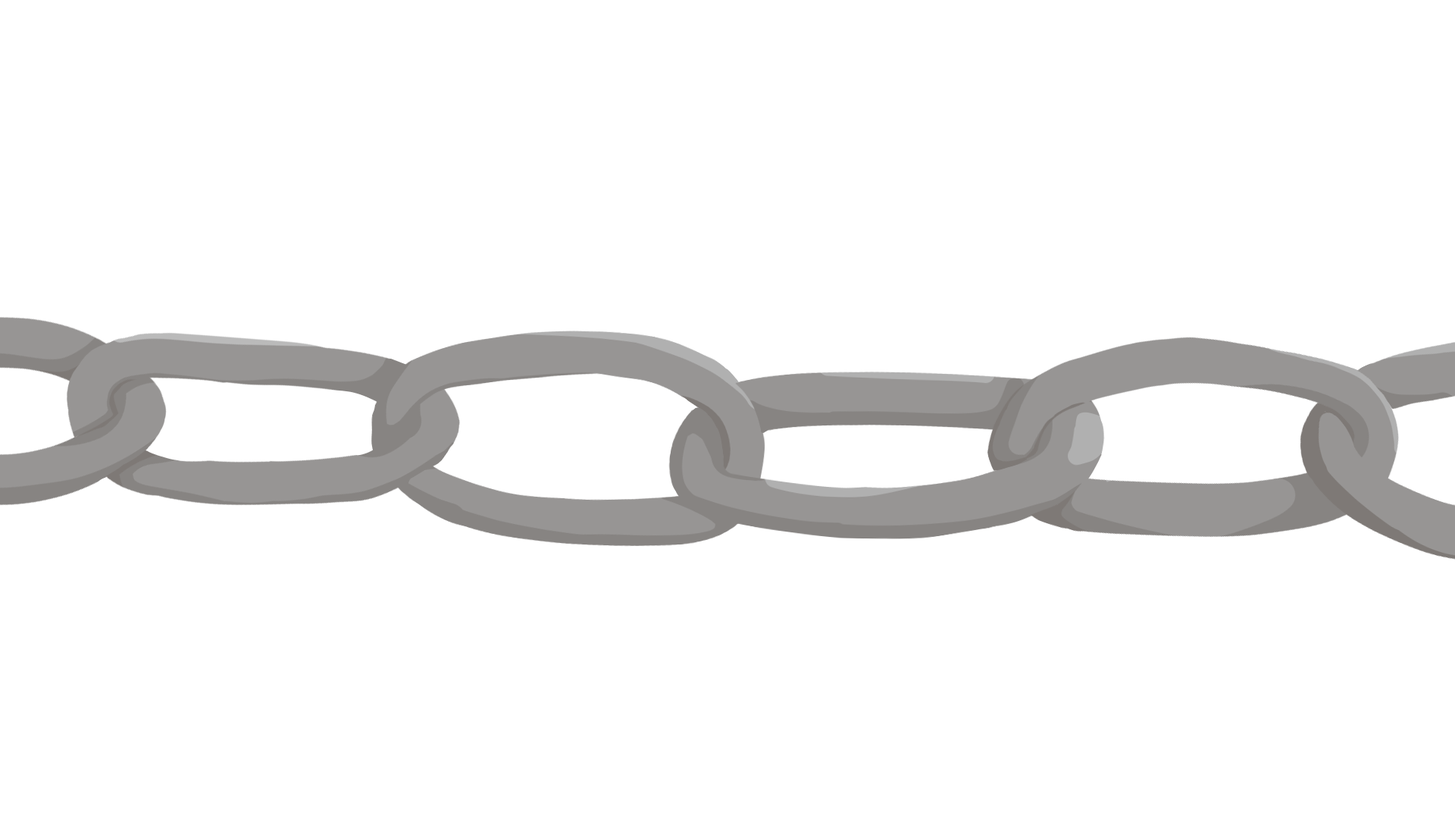
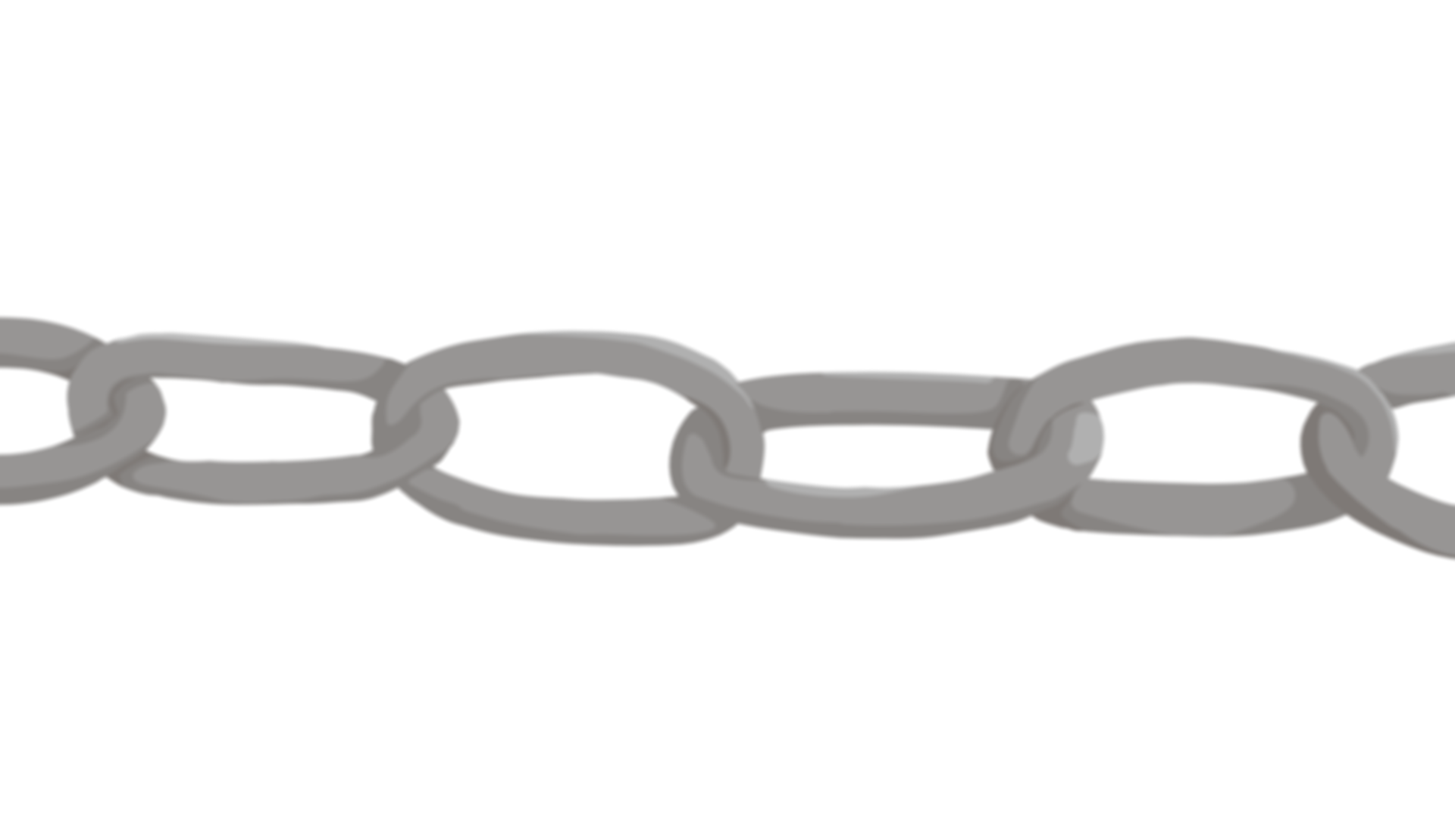
Layered file, before and after one edit (1455×819). Changes by layer:
added group "Group 8" with 6 layers above "Paint Layer 1" over [left=0, top=313, right=1455, bottom=563]
moved "Paint Layer 2" into group "Group 8", painted on it over [left=97, top=327, right=1455, bottom=563]
moved "Paint Layer 3" into group "Group 8", painted on it over [left=873, top=334, right=1455, bottom=563]
moved "Paint Layer 4" into group "Group 8" over [left=533, top=327, right=1262, bottom=549]
moved "Paint Layer 5" into group "Group 8", painted on it over [left=194, top=327, right=874, bottom=549]
moved "Paint Layer 6" into group "Group 8", painted on it over [left=0, top=313, right=631, bottom=549]
moved "Paint Layer 7" into group "Group 8", painted on it over [left=0, top=313, right=292, bottom=508]
